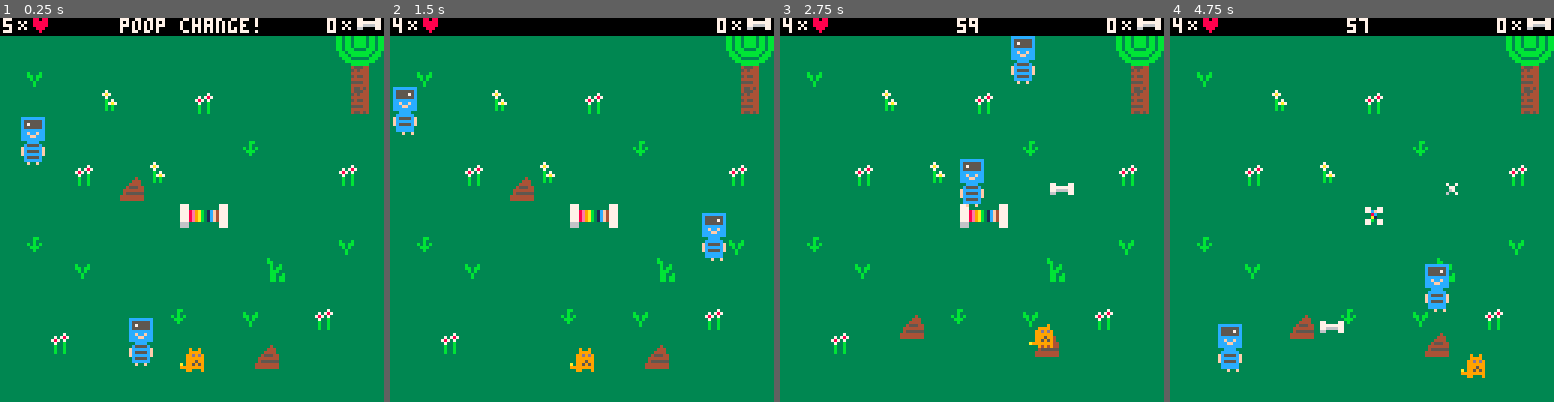
Above: before the commit, frames 1-4 (left to right).
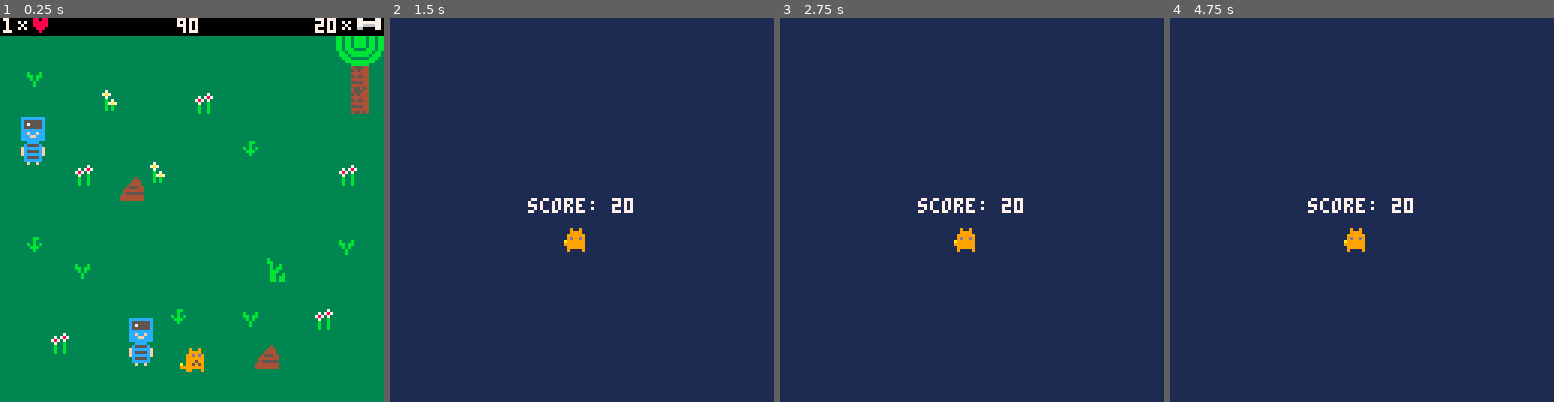
Above: after the commit, the same moments.

Repository: CornflakesOnGit/bonk-thief-horror
Game: PICO-8 cartridge bonk.p8
The game is run twice, just before and just after one commit, with the same random seed, the same clock (stepped at 60 frames per second) and the same inputs.
Inputs:
- Up to frame 1 (0.25 s): no input
- Up to frame 2 (1.5 s): tap X (X key) at 0.33, 1.07 s
- Up to frame 3 (2.75 s): hold Right 1.6-2.1 s; tap X (X key) at 1.85 s; hold Up 2.15-2.42 s; hold Right from 2.47 s (still down)
- Up to frame 4 (4.75 s): tap X (X key) at 2.97, 4.08 s; release Right at 3.03 s; hold Left 3.08-3.58 s; hold Down 3.63-3.97 s; hold Right 4.02-4.68 s; hold Up from 4.73 s (still down)

The runs differ from the first frame. In frame 1, 1.3% of the frame differs, in the area x 0-85%, y 0-55%; in frame 2, 100%; in frame 3, 100%; in frame 4, 100%, in the area x 0-100%, y 0-100%.

Commit message:
reset time and score numbers
build done

Diff:
--- a/bonk.p8
+++ b/bonk.p8
@@ -66,18 +66,18 @@
 __map__
 404040404040404040404040404045464c4c4c4c4c4c4c4c4c4c4c4c4c4c4d4e000000000000000000000000000000000000000000000000000000000000000000000000000000000000000000000000000000000000000000000000000000000000000000000000000000000000000000000000000000000000000000000000
 404040404040404040404040404055564c4c4c4c4c4c4c4c4c4c4c4c4c4c5d5e000000000000000000000000000000000000000000000000000000000000000000000000000000000000000000000000000000000000000000000000000000000000000000000000000000000000000000000000000000000000000000000000
-404440404040404040404040404062634c4c4c4c4c4c4c4c4c4c4c4c4c4c6d6e000000000000000000000000000000000000000000000000000000000000000000000000000000000000000000000000000000000000000000000000000000000000000000000000000000000000000000000000000000000000000000000000
+404440404040404040404040404062634c4c5c4c4c4c4c4c4c4c4c4c4c4c6d6e000000000000000000000000000000000000000000000000000000000000000000000000000000000000000000000000000000000000000000000000000000000000000000000000000000000000000000000000000000000000000000000000
 404040405940404050404040404062634c4c4c4c4c4c4c4c4b4c4c4c4c4c4c4c000000000000000000000000000000000000000000000000000000000000000000000000000000000000000000000000000000000000000000000000000000000000000000000000000000000000000000000000000000000000000000000000
-404040404040404040404040404040404c4c4c4c5b4c4c4c4c4c4c4c4c6c4c4c000000000000000000000000000000000000000000000000000000000000000000000000000000000000000000000000000000000000000000000000000000000000000000000000000000000000000000000000000000000000000000000000
-404040404040404040404340404040404c4c4c4b4c4c4c4c4c4a4c4c4c4c4c4c000000000000000000000000000000000000000000000000000000000000000000000000000000000000000000000000000000000000000000000000000000000000000000000000000000000000000000000000000000000000000000000000
-404040504040594040404040404050404c6c4c4c5c4c4c4c4c4c4c4c4c4c4c4c000000000000000000000000000000000000000000000000000000000000000000000000000000000000000000000000000000000000000000000000000000000000000000000000000000000000000000000000000000000000000000000000
-404040404040404040404040404040404c4c4c4c4c4b4c4c4c4c6c4c4c4c4c4c000000000000000000000000000000000000000000000000000000000000000000000000000000000000000000000000000000000000000000000000000000000000000000000000000000000000000000000000000000000000000000000000
-404040404040404040404040404040404c4c4b4c4c4c4c4c4c4c4c4a4c5c4c4c000000000000000000000000000000000000000000000000000000000000000000000000000000000000000000000000000000000000000000000000000000000000000000000000000000000000000000000000000000000000000000000000
+404040404040404040404040404040404c4c4c4c4c4c4c4c4c4c4c4c4c6c4c4c000000000000000000000000000000000000000000000000000000000000000000000000000000000000000000000000000000000000000000000000000000000000000000000000000000000000000000000000000000000000000000000000
+404040404040404040404340404040404c4c4c4c4a4c4c4c4c4c4c4c4c4c4c4c000000000000000000000000000000000000000000000000000000000000000000000000000000000000000000000000000000000000000000000000000000000000000000000000000000000000000000000000000000000000000000000000
+404040504040594040404040404050404c6c4c4c4c4c4c4c4c4c4c4c4c4c4c4c000000000000000000000000000000000000000000000000000000000000000000000000000000000000000000000000000000000000000000000000000000000000000000000000000000000000000000000000000000000000000000000000
+404040404040404040404040404040404c4c4c4c4c4b4c4c5c4c4c4c4c4c4c4c000000000000000000000000000000000000000000000000000000000000000000000000000000000000000000000000000000000000000000000000000000000000000000000000000000000000000000000000000000000000000000000000
+404040404040404040404040404040404c4c5c4c4c4c4c4c4c4c4c4a4c5c4c4c000000000000000000000000000000000000000000000000000000000000000000000000000000000000000000000000000000000000000000000000000000000000000000000000000000000000000000000000000000000000000000000000
 404340404040404040404040404044404c4c4c4c4c4c4c4c4c4c4c4c4c4c4c4c000000000000000000000000000000000000000000000000000000000000000000000000000000000000000000000000000000000000000000000000000000000000000000000000000000000000000000000000000000000000000000000000
-404040444040404040404061404040404c4c4c4c6c4c4c4c4c4c4c4c4c4c4c4c000000000000000000000000000000000000000000000000000000000000000000000000000000000000000000000000000000000000000000000000000000000000000000000000000000000000000000000000000000000000000000000000
-404040404040404040404040404040404c4c4c4c4c4c4c4c4c4c4c4c4c4c4c4c000000000000000000000000000000000000000000000000000000000000000000000000000000000000000000000000000000000000000000000000000000000000000000000000000000000000000000000000000000000000000000000000
-404040404040404340404440405040404c4c4a4c4b4c4c4c4c4c4b4c4a4c4c4c000000000000000000000000000000000000000000000000000000000000000000000000000000000000000000000000000000000000000000000000000000000000000000000000000000000000000000000000000000000000000000000000
-404050404040404040404040404040404c4c4c4c4c5c4c4a4a4c4c4c5c4c6c4c000000000000000000000000000000000000000000000000000000000000000000000000000000000000000000000000000000000000000000000000000000000000000000000000000000000000000000000000000000000000000000000000
+404040444040404040404061404040404c4c4c4c4c4c4c4c4c4c4c4c4c4c4c4c000000000000000000000000000000000000000000000000000000000000000000000000000000000000000000000000000000000000000000000000000000000000000000000000000000000000000000000000000000000000000000000000
+404040404040404040404040404040404c5b4c5c4c4c4c4c4c4c4c4c4c4c4c4c000000000000000000000000000000000000000000000000000000000000000000000000000000000000000000000000000000000000000000000000000000000000000000000000000000000000000000000000000000000000000000000000
+404040404040404340404440405040404c4c4c4c4c4c4c4c4c4c4b4c4a4c4c4c000000000000000000000000000000000000000000000000000000000000000000000000000000000000000000000000000000000000000000000000000000000000000000000000000000000000000000000000000000000000000000000000
+404050404040404040404040404040404c4c4c4c6c4c4c4a4c4c4c4c4c4c6c4c000000000000000000000000000000000000000000000000000000000000000000000000000000000000000000000000000000000000000000000000000000000000000000000000000000000000000000000000000000000000000000000000
 404040404040404040404040404040404c4c4c4c4c4c4c4c4c4c5b4c4c4b4c4c000000000000000000000000000000000000000000000000000000000000000000000000000000000000000000000000000000000000000000000000000000000000000000000000000000000000000000000000000000000000000000000000
 404040404040404040404040404040404c4c4b4c4c4c4c4c4c4c4c4c4c4c4c4c000000000000000000000000000000000000000000000000000000000000000000000000000000000000000000000000000000000000000000000000000000000000000000000000000000000000000000000000000000000000000000000000
 
--- a/bonk_code.lua
+++ b/bonk_code.lua
@@ -1,7 +1,10 @@
 function _init()
-    score = 0
-
-    life = 5
+    score = 20
+    life = 1
+    time_left = 91
+    stolen_bones = 0
+
+
     invincible = false
     invincibility_timer = 20
     invincibility_flash_timer = 1
@@ -30,13 +33,13 @@
 
     elapsed_bone_time = 0
     elapsed_poop_time = 0
-    time_left = 62
+
 
 
 
     poop_announcement = 0
 
-    stolen_bones = 10
+
 
     super_bonk_active = false
 
@@ -610,7 +613,7 @@
 
 function spawn_super_bone()
     if super_bone.spawned == false then
-        if stolen_bones == 10 then
+        if stolen_bones == 7 then
             super_bone.pos.x = 60
             super_bone.pos.y = 62
             super_bone.spawned = true
@@ -1177,7 +1180,7 @@
         print("score: " ..score,46,60,7)
         spr(16,58,70)
 
-        if score > 20 and score_sound_played == false then
+        if score >= 20 and score_sound_played == false then
             sfx(7)
             score_sound_played = true
         elseif score < 20 and score_sound_played == false then
